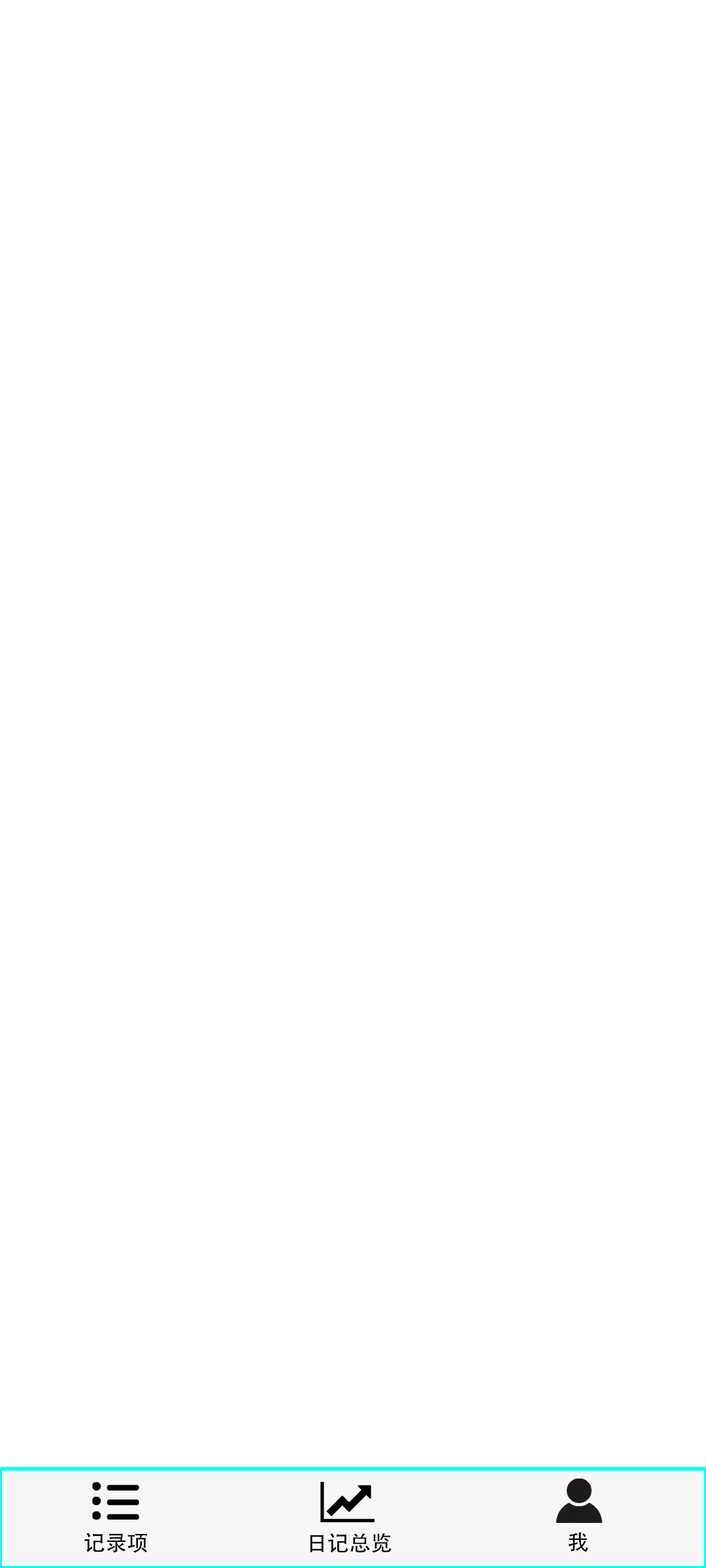
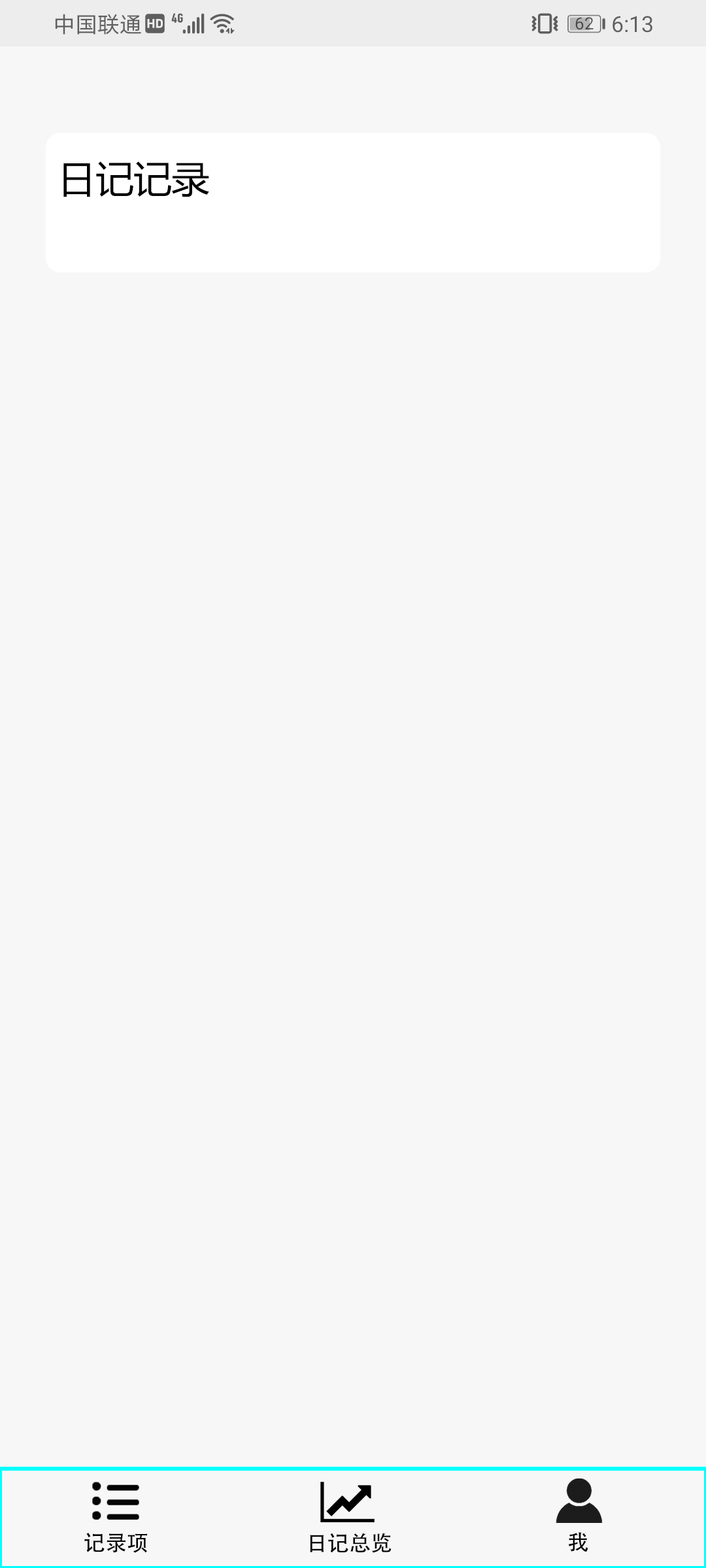
Layers edited between the first and the second 706 x 1568 image:
added group "手机顶部状态栏" with 1 layers above "底部导航栏" over [0, 0, 706, 47]
added layer "底部状态栏" in group "手机顶部状态栏" over [0, 0, 706, 47]
renamed "开始界面" to "'记录项'-界面", showed the group it (6 layers) over [0, 0, 706, 1467]
added group "学习" with 2 layers in group "'记录项'-界面" over [45, 132, 660, 568]
added layer "日记记录" in group "学习" over [63, 161, 210, 198]
added layer "圆角矩形 2" in group "学习" over [45, 132, 660, 568]
added layer "背景" in group "'记录项'-界面" over [0, 0, 706, 1467]
